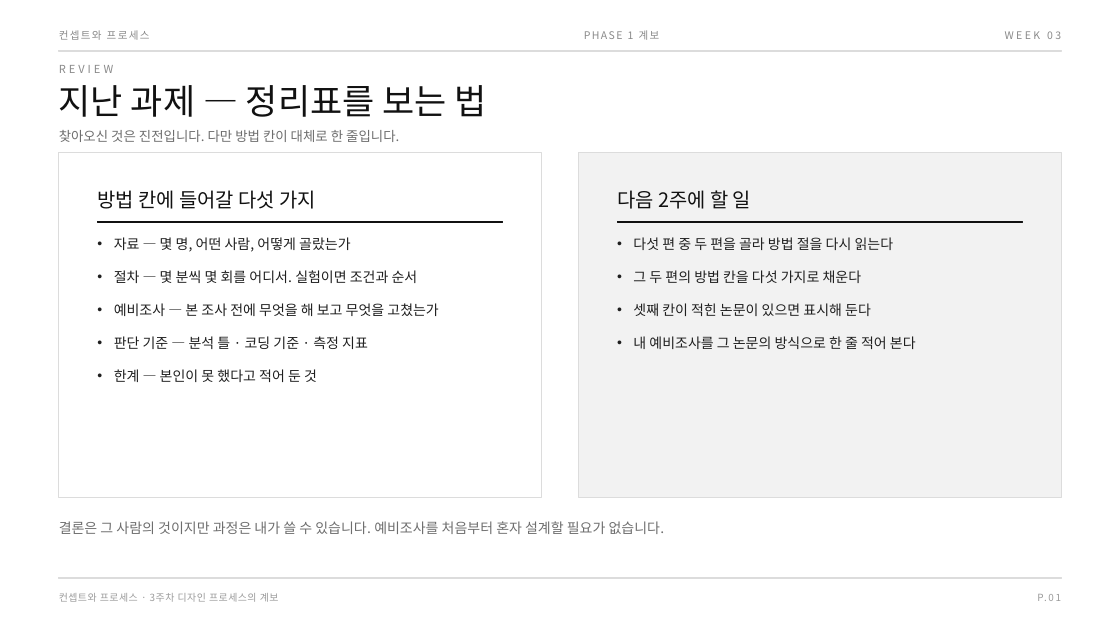
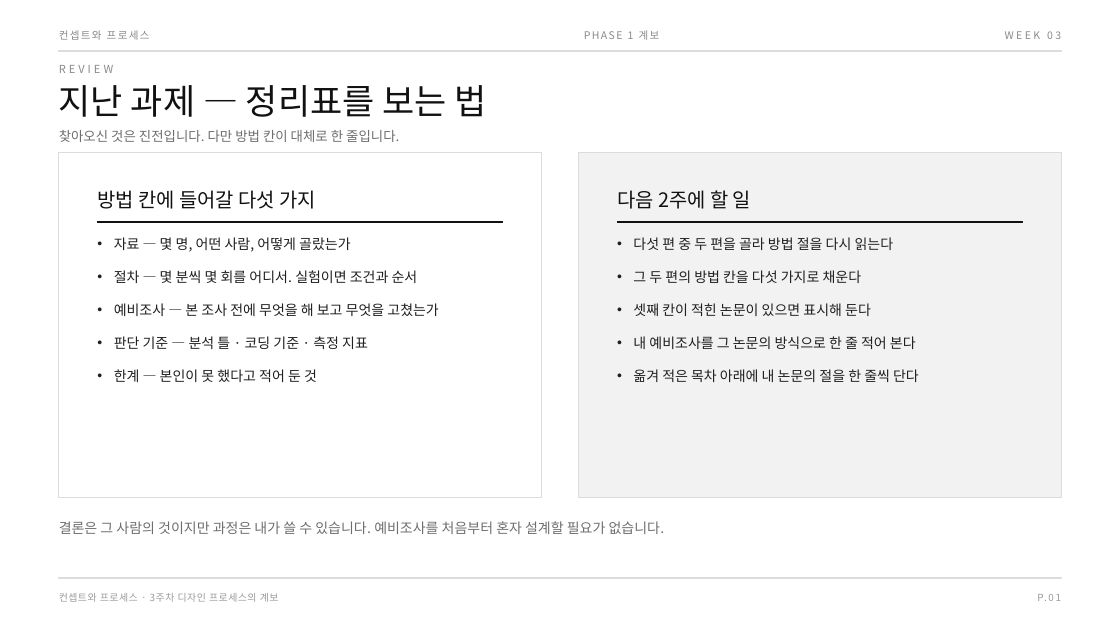
Before and after one commit to design-eng/MIN.D, a slide deck: slide 2 of dist/weeks-대학원/컨셉트와프로세스_03주차_프로세스의계보.pptx. Drawn at 1120x630 pixels with LibreOffice and Linux fonts; fonts in the diff are those of the drawing. Boxes give left, top, right and bottom in pixels: in the first picture for what was removed or moved away, otherwise in the second. Text is boxed around its words. In the diff, an @@ line names an element or a change of style, - is before the commit and + after.

```diff
--- a/dist/weeks-대학원/컨셉트와프로세스_03주차_프로세스의계보.pptx
+++ b/dist/weeks-대학원/컨셉트와프로세스_03주차_프로세스의계보.pptx
@@ text at box(633, 369, 919, 382): paragraph added @@
+• 옮겨 적은 목차 아래에 내 논문의 절을 한 줄씩 단다
```
Also in this commit, not shown: 6 other files.
